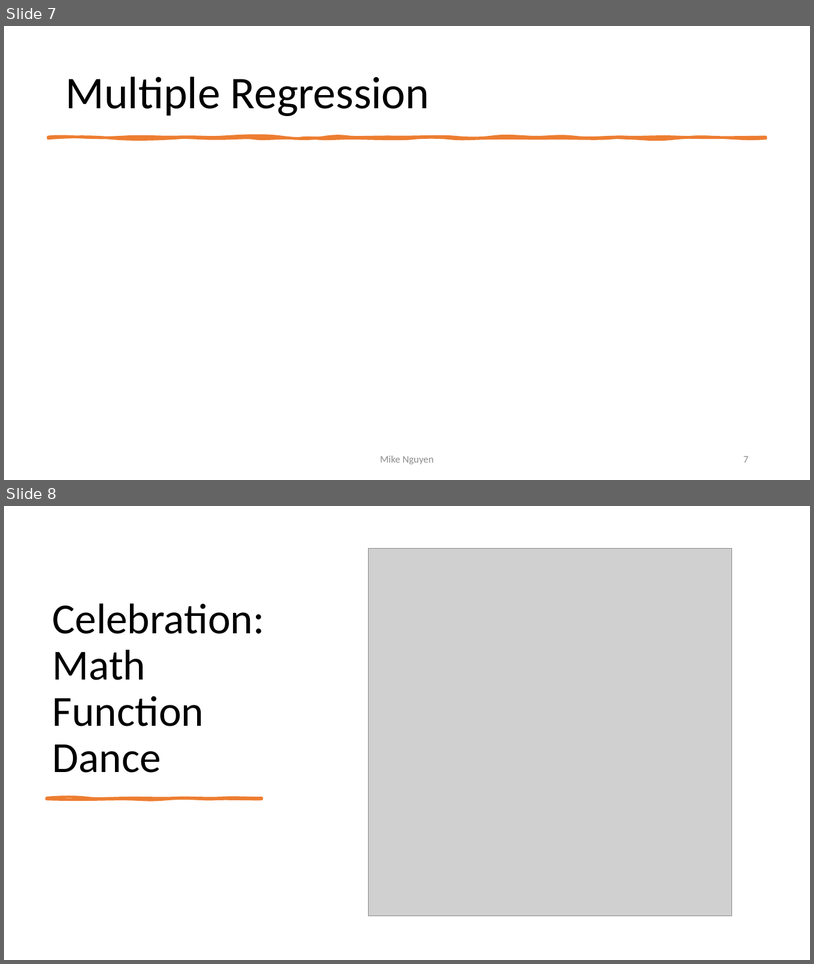
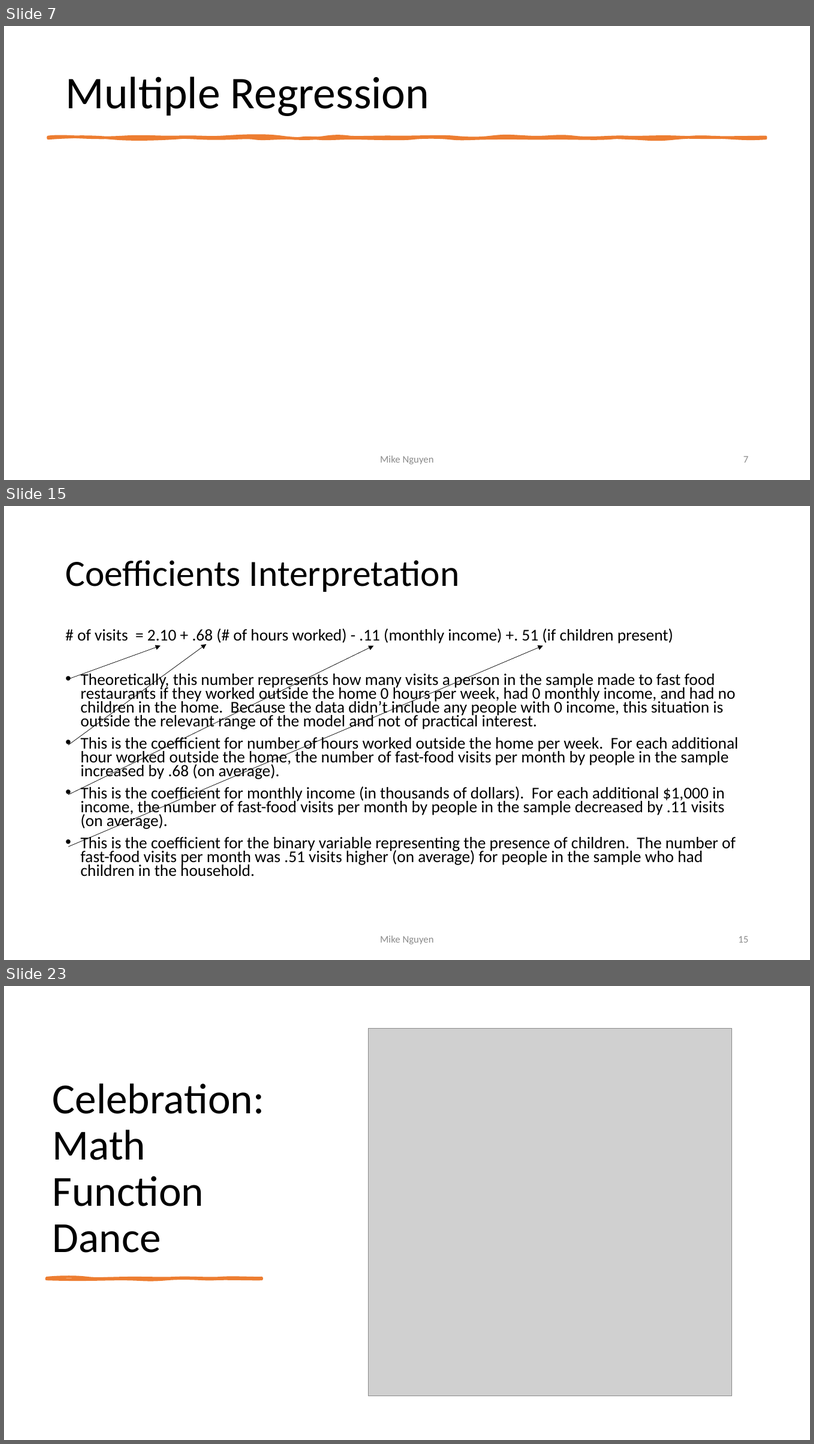
Before and after one commit to mikenguyen13/mar4050, a slide deck: lectures/12/1_multiple_regression.pptx. Shown one above the other, each under a label of ours: slides 7 and 8 before the commit, slides 7, 15 and 23 after it; the slides between them are not shown. The pictures are 814x964 and 814x1444 pixels, drawn with LibreOffice and Linux fonts; fonts in the diff are those of the drawing; grey boxes stand for pictures. Boxes give left, top, right and bottom in pixels: in the first picture for what was removed or moved away, otherwise in the second. Text is boxed around its words. In the diff, an @@ line names an element or a change of style, - is before the commit and + after.

```diff
--- a/lectures/12/1_multiple_regression.pptx
+++ b/lectures/12/1_multiple_regression.pptx
@@ slide 15 added at box(4, 506, 810, 960), background #FFFFFF @@
@@ title added at box(65, 560, 460, 592), 44 pt, text #000000 @@
+Coefficients Interpretation
@@ text added at box(77, 628, 739, 876), 19.6 pt, text #000000 @@
+# of visits = 2.10 + .68 (# of hours worked) - .11 (monthly income) +. 51 (if children present)
+• Theoretically, this number represents how many visits a person in the sample made to fast food restaurants if they worked outside the home 0 hours per week, had 0 monthly income, and had no children in the home. Because the data didn’t include any people with 0 income, this situation is outside the relevant range of the model and not of practical interest.
+• This is the coefficient for number of hours worked outside the home per week. For each additional hour worked outside the home, the number of fast-food visits per month by people in the sample increased by .68 (on average).
+• This is the coefficient for monthly income (in thousands of dollars). For each additional $1,000 in income, the number of fast-food visits per month by people in the sample decreased by .11 visits (on average).
+• This is the coefficient for the binary variable representing the presence of children. The number of fast-food visits per month was .51 visits higher (on average) for people in the sample who had children in the household.
@@ arrow added from (68, 679) to (161, 646), #000000 0.5 pt @@
@@ arrow added from (68, 745) to (207, 644), #000000 0.5 pt @@
@@ arrow added from (68, 795) to (374, 646), #000000 0.5 pt @@
@@ arrow added from (68, 847) to (543, 646), #000000 0.5 pt @@
@@ text added at box(380, 935, 434, 944), 12 pt, text #8C8C8C @@
+Mike Nguyen
@@ page number added at box(738, 936, 749, 942), 12 pt, text #8C8C8C @@
+15
@@ what was slide 8 is now slide 23 @@
```
Also in this commit, not shown: 1 slide changed, 16 other slides added, 7 other files.
